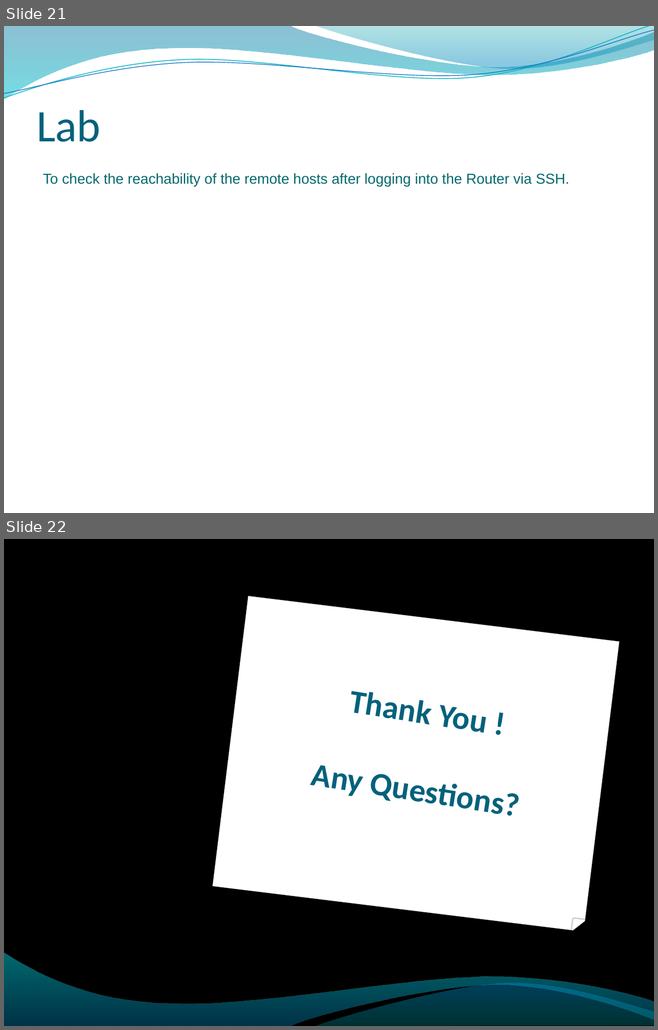
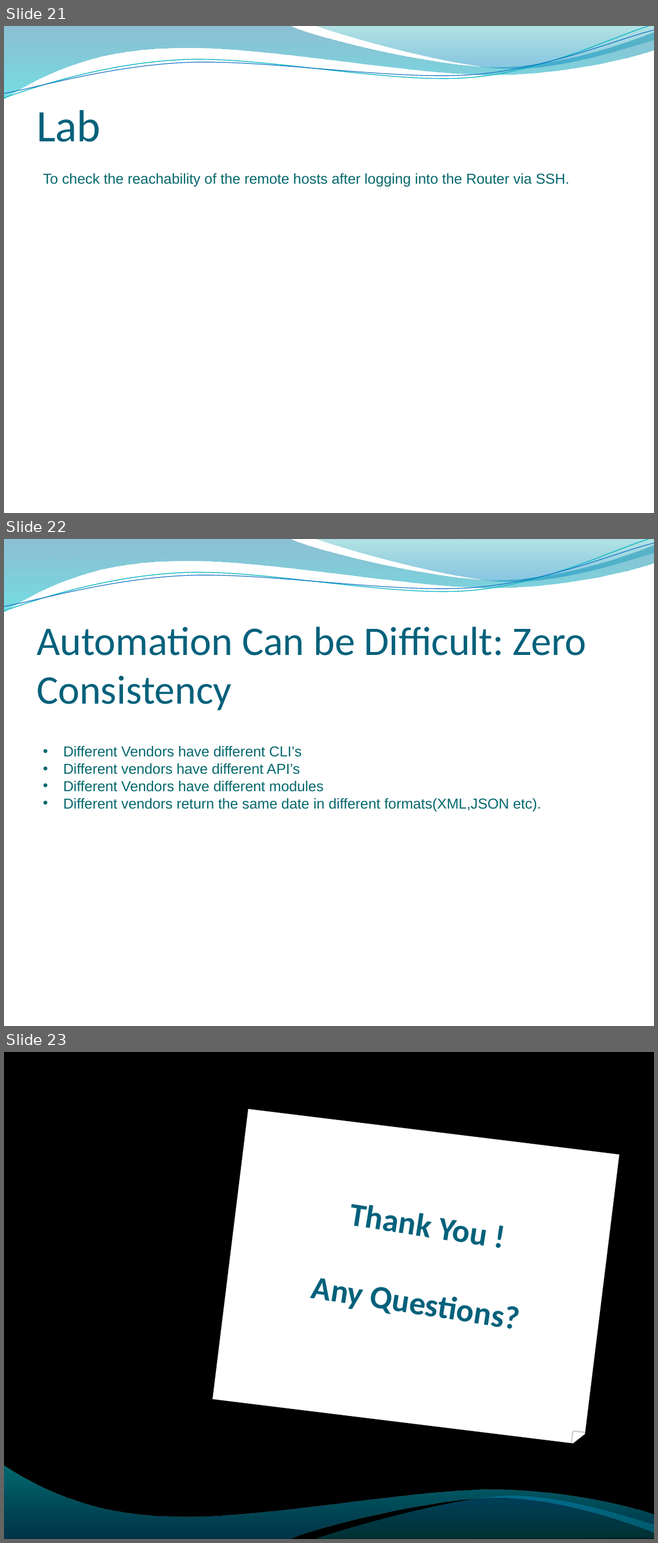
Before and after one commit to yashikadhingra/network-autimation, a slide deck: network_automation.pptx. Shown one above the other, each under a label of ours: slides 21 and 22 before the commit, slides 21, 22 and 23 after it. The pictures are 658x1030 and 658x1543 pixels, drawn with LibreOffice and Linux fonts; fonts in the diff are those of the drawing; background and template pictures are left out. Boxes give left, top, right and bottom in pixels: in the first picture for what was removed or moved away, otherwise in the second. Text is boxed around its words. In the diff, an @@ line names an element or a change of style, - is before the commit and + after.

```diff
--- a/network_automation.pptx
+++ b/network_automation.pptx
@@ slide 22 added at (x1=4, y1=539, x2=654, y2=1026), background picture (left out); not listed: 4 template elements that a slide beside it also shows @@
@@ title added at (x1=36, y1=627, x2=586, y2=711), 45 pt, text #04617B @@
+Automation Can be Difficult: Zero Consistency
@@ text added at (x1=63, y1=746, x2=540, y2=812), 16 pt, text #06686C @@
+• Different Vendors have different CLI’s
+• Different vendors have different API’s
+• Different Vendors have different modules
+• Different vendors return the same date in different formats(XML,JSON etc).
@@ what was slide 22 is now slide 23 @@
```
